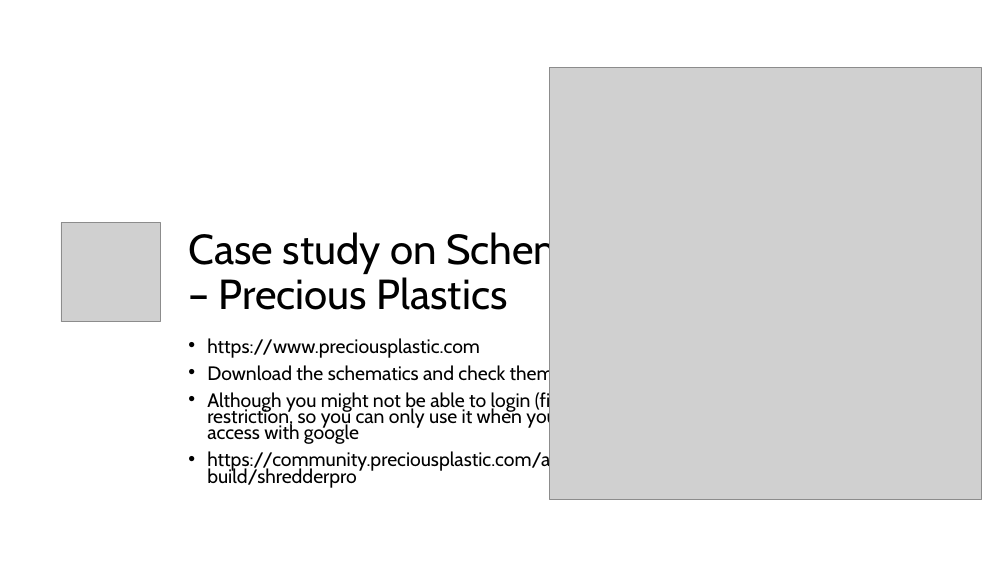
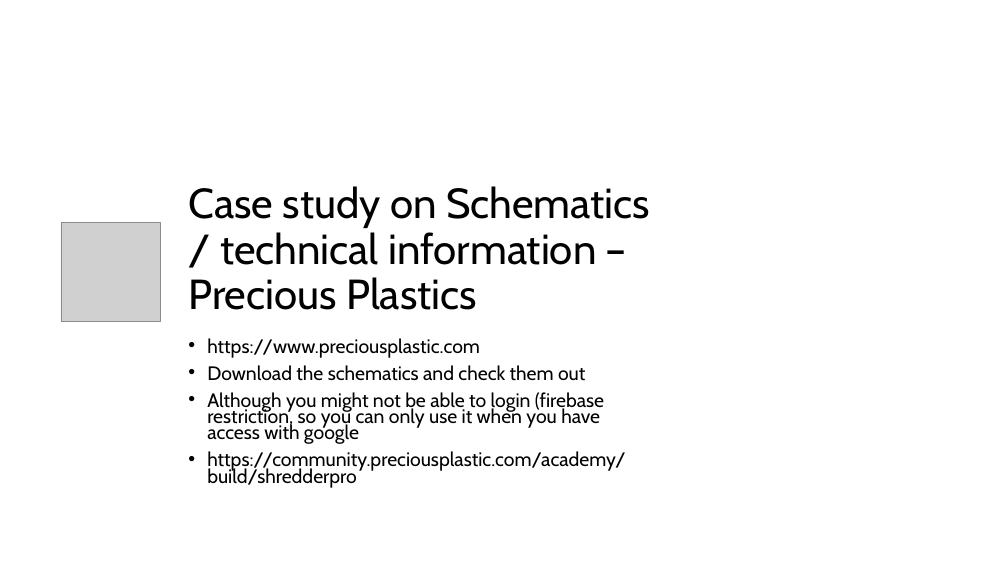
Before and after one commit to JLNU-EETC3433/courseware, a slide deck: slide 2 of 20241101-lesson6.pptx (slide 6 before the commit). Drawn at 1008x567 pixels with LibreOffice and Linux fonts; fonts in the diff are those of the drawing; grey boxes stand for pictures. Boxes give left, top, right and bottom in pixels: in the first picture for what was removed or moved away, otherwise in the second. Text is boxed around its words. In the diff, an @@ line names an element or a change of style, - is before the commit and + after.

```diff
--- a/20241101-lesson6.pptx
+++ b/20241101-lesson6.pptx
@@ picture removed at (549, 67, 981, 499) @@
@@ title at (188, 186, 650, 310): text changed @@
-Case study on Schematics – Precious Plastics
+Case study on Schematics / technical information – Precious Plastics
```
Also in this commit, not shown: 1 other slide changed, 4 slides added, 6 slides removed.
